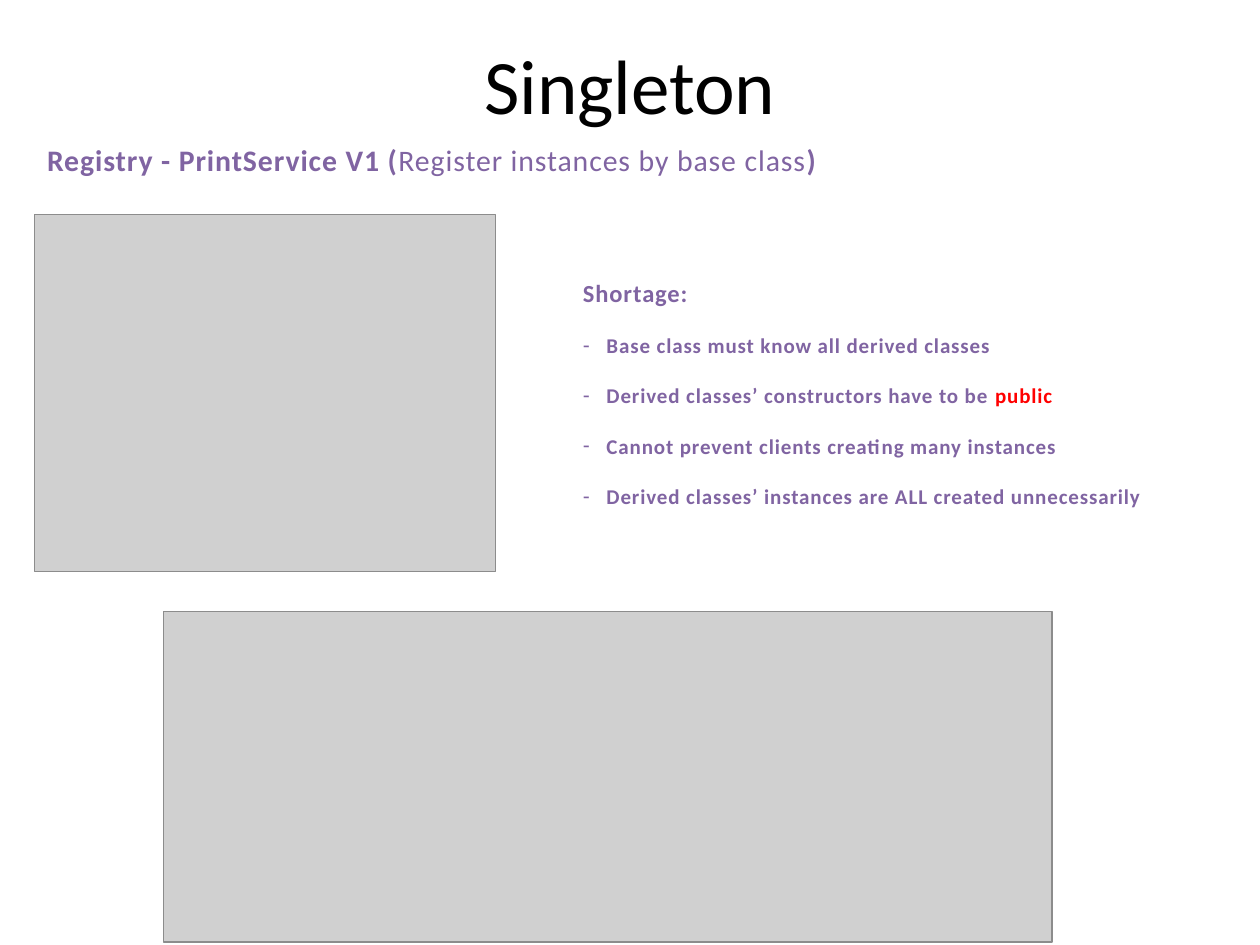
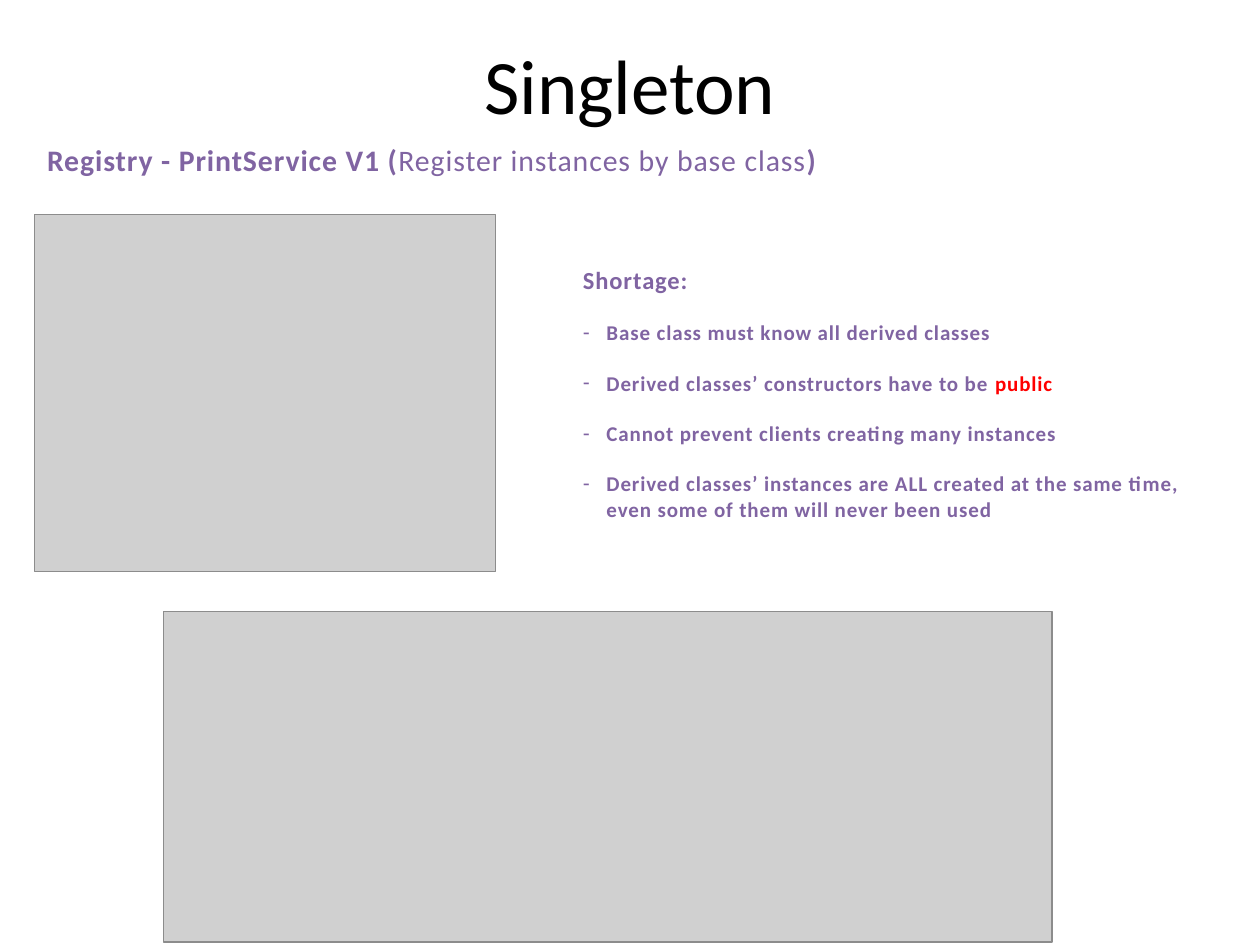
Before and after one commit to PlumpMath/DesignPattern-956, a slide deck: slide 15 of _Doc/DesignPattern.P3.Creational(Singleton).pptx. Drawn at 1260x945 pixels with LibreOffice and Linux fonts; fonts in the diff are those of the drawing; grey boxes stand for pictures. Boxes give left, top, right and bottom in pixels: in the first picture for what was removed or moved away, otherwise in the second. Text is boxed around its words. In the diff, an @@ line names an element or a change of style, - is before the commit and + after.

```diff
--- a/_Doc/DesignPattern.P3.Creational(Singleton).pptx
+++ b/_Doc/DesignPattern.P3.Creational(Singleton).pptx
@@ text at [606,476,1178,517]: text changed @@
-– Derived classes’ instances are ALL created unnecessarily
+– Derived classes’ instances are ALL created at the same time, even some of them will never been used
```
Also in this commit, not shown: 1 other slide changed, 1 other file.
